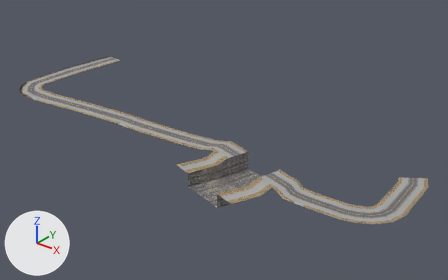
A saved change to the FBX model Assets/05_Models/Exterior/CanaleFirst.fbx.
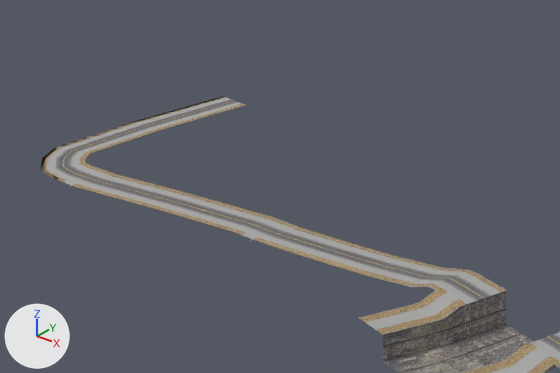
Each version is shown whole from a 50 mm camera at (383.0, -134.0, 198.0) aimed at (114.0, 202.0, -11.0), then close up on the part from 0% to 61% of the width and 3% to 69% of the height. The lights are fixed; the arrows at lower left show +X, +Y and +Z. Where no turn or scale is listed for an object, it has been applied to the vertices. Vertices at the same position are counted once.

The first close-up shows 'CanaleFirst'.
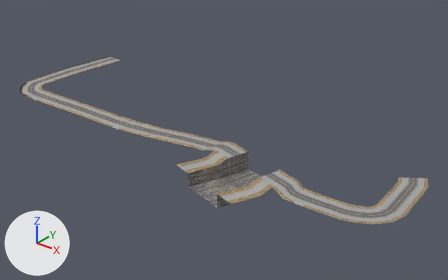
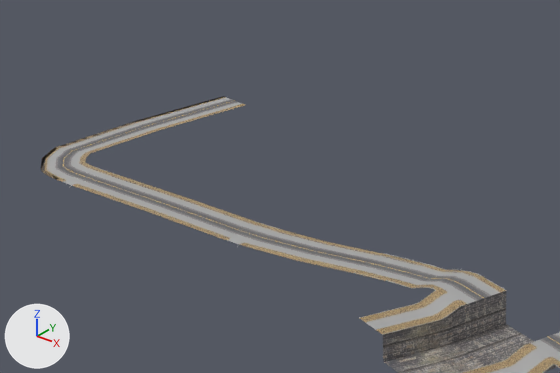
Location of each change, [x1, y1, x2, y2] in pixels of the close-ups (560 x 373 px; the box of a moved part takes in the faces that stretch with it):
```json
{"part": 1, "of": "me_scene_007", "change": "moved or reshaped", "before": [79, 174, 480, 290], "after": [79, 174, 480, 290]}
{"part": 2, "of": "me_scene_007", "change": "recoloured", "after": [253, 241, 308, 258]}
```

The change, as JSON lines over the scene's bpy script:
```json
{"block": "me_scene_007", "where": "# used by ob_canalefirst; location = (164.9, 152.7, -5.2)"}
{"op": "remove", "block": "me_scene_007", "code": "me_scene_007.from_pydata(...)  # 4123 vertices, 5347 faces; spans x -251.0..109.0, y -35.0..110.0, z -4.0..9.0"}
{"op": "add", "block": "me_scene_007", "code": "me_scene_007.from_pydata(...)  # 4122 vertices, 5347 faces; spans x -251.0..109.0, y -35.0..110.0, z -4.0..9.0"}
{"block": "me_scene_007", "change": "me_scene_007 part 1: 650 vertices moved from x -164.0..-28.0, y -2.0..28.0, z 5.0..9.0 to x -164.0..-28.0, y -6.0..27.0, z 5.0..9.0; 100 vertices removed from x -164.0..-28.0, y 2.0..28.0, z 6.0..9.0; 99 vertices added at x -163.0..-29.0, y -5.0..26.0, z 6.0..9.0"}
{"block": "me_scene_007", "change": "me_scene_007 part 2: 1 face spanning x -107.0..-85.0, y -1.0..6.0, z 6.0 switches from mat_cobbleswalkaway (picture img_cobbleswalkway_b_jpg) to mat_road (its picture is missing)"}
```
